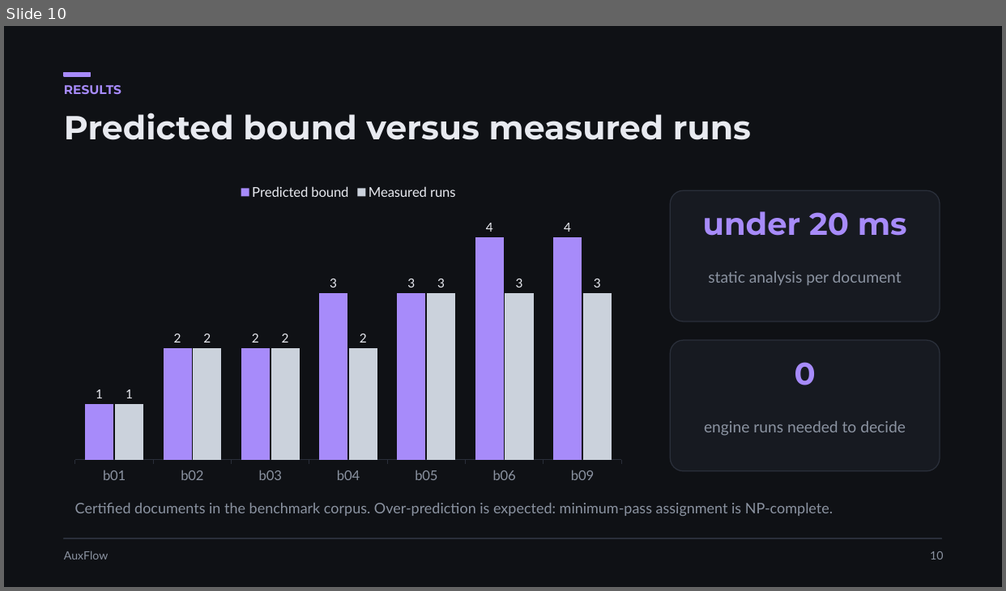
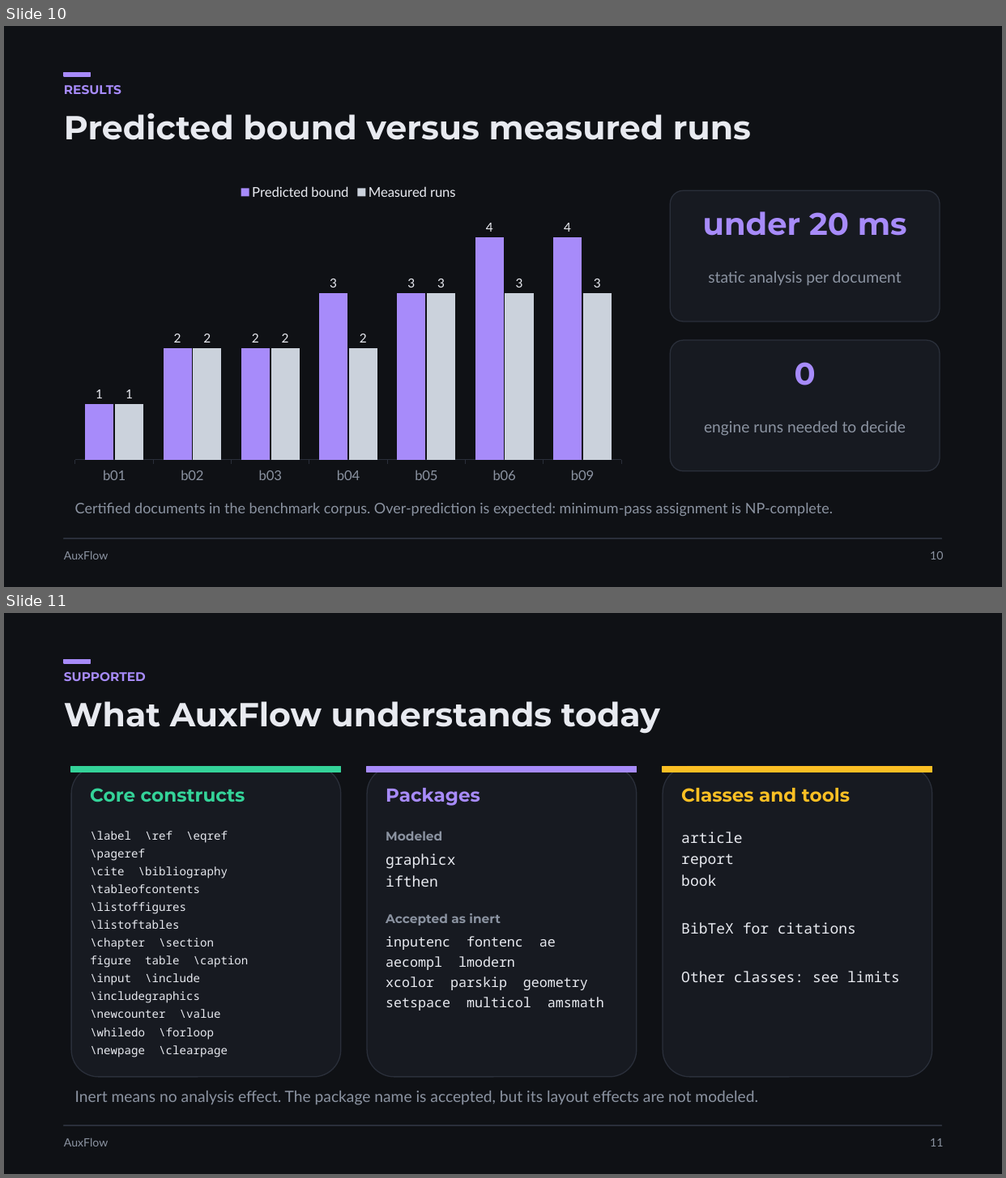
Before and after one commit to upayanmazumder/auxflow, a slide deck: docs/reviews/downloads/AuxFlow-overview.pptx. Shown one above the other, each under a label of ours: slide 10 before the commit, slides 10 and 11 after it. The pictures are 1006x591 and 1006x1178 pixels, drawn with LibreOffice and Linux fonts; fonts in the diff are those of the drawing. Boxes give left, top, right and bottom in pixels: in the first picture for what was removed or moved away, otherwise in the second. Text is boxed around its words. In the diff, an @@ line names an element or a change of style, - is before the commit and + after.

```diff
--- a/docs/reviews/downloads/AuxFlow-overview.pptx
+++ b/docs/reviews/downloads/AuxFlow-overview.pptx
@@ slide 11 added at [4,613,1002,1174], background #0F1115 @@
@@ rectangle added at [64,659,90,663], fill #A78BFA, outline #A78BFA 1 pt @@
@@ text added at [64,672,146,681], 12 pt, text #A78BFA, bold @@
+SUPPORTED
@@ title added at [64,701,660,734], 32 pt, text #E8EAF0, bold @@
+What AuxFlow understands today
@@ rounded rectangle added at [71,766,341,1077], fill #171A21, outline #2A2F3A 1 pt @@
@@ rectangle added at [71,766,341,773], fill #34D399, outline #34D399 1 pt @@
@@ rounded rectangle added at [367,766,637,1077], fill #171A21, outline #2A2F3A 1 pt @@
@@ rectangle added at [367,766,637,773], fill #A78BFA, outline #A78BFA 1 pt @@
@@ rounded rectangle added at [663,766,932,1077], fill #171A21, outline #2A2F3A 1 pt @@
@@ rectangle added at [663,766,932,773], fill #FBBF24, outline #FBBF24 1 pt @@
@@ text added at [90,788,245,803], 18 pt, text #34D399, bold @@
+Core constructs
@@ text added at [386,788,480,806], 18 pt, text #A78BFA, bold @@
+Packages
@@ text added at [681,788,850,803], 18 pt, text #FBBF24, bold @@
+Classes and tools
@@ text added at [90,831,228,1058], 11 pt, text #E8EAF0 @@
+\label \ref \eqref
+\pageref
+\cite \bibliography
+\tableofcontents
+\listoffigures
+\listoftables
+\chapter \section
+figure table \caption
+\input \include
+\includegraphics
+\newcounter \value
+\whiledo \forloop
+\newpage \clearpage
@@ text added at [386,831,442,841], 12 pt, text #8B93A1, bold @@
+Modeled
@@ text added at [386,854,455,887], 14 pt, text #E8EAF0 @@
+graphicx
+ifthen
@@ text added at [681,832,900,982], 14 pt, text #E8EAF0 @@
+article
+report
+book
+BibTeX for citations
+Other classes: see limits
@@ text added at [386,914,501,926], 12 pt, text #8B93A1, bold @@
+Accepted as inert
@@ text added at [386,936,604,1007], 13 pt, text #E8EAF0 @@
+inputenc fontenc ae
+aecompl lmodern
+xcolor parskip geometry
+setspace multicol amsmath
@@ text added at [75,1091,758,1105], 15 pt, text #8B93A1 @@
+Inert means no analysis effect. The package name is accepted, but its layout effects are not modeled.
@@ rectangle added at [64,1126,942,1127], fill #2A2F3A, outline #2A2F3A 1 pt @@
@@ text added at [64,1138,108,1147], 11 pt, text #8B93A1 @@
+AuxFlow
@@ text added at [930,1139,943,1147], 11 pt, text #8B93A1 @@
+11
```
Also in this commit, not shown: 3 slides changed, 1 other slide added, 1 slide removed.
